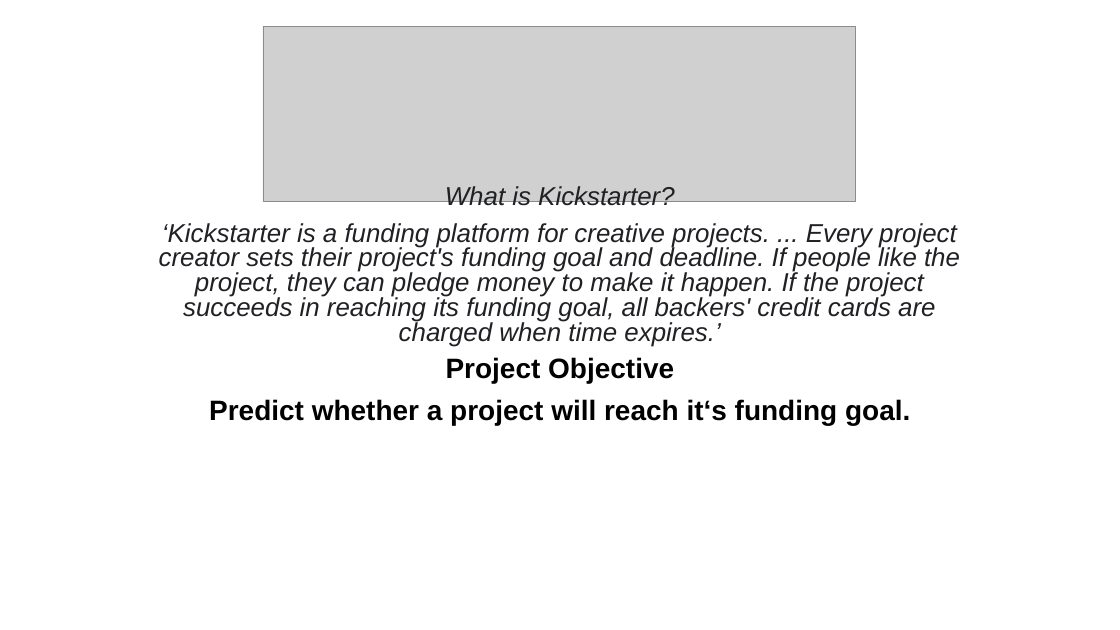
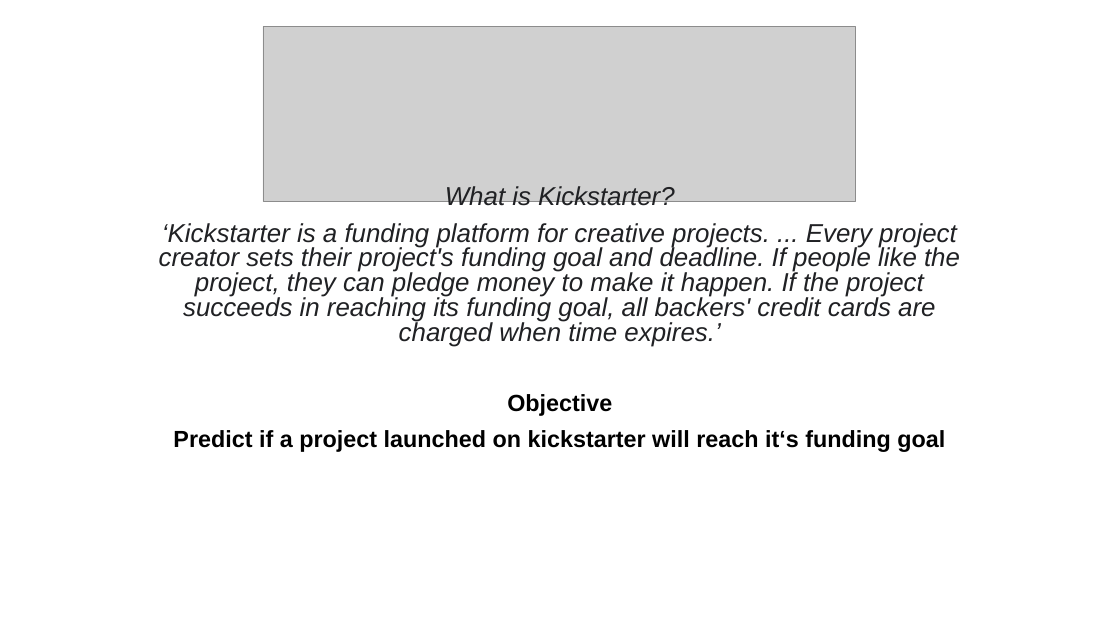
Before and after one commit to nicolerichter1989/kickstarter, a slide deck: slide 1 of kickstarter_presentation.pptx. Drawn at 1120x630 pixels with LibreOffice and Linux fonts; fonts in the diff are those of the drawing; grey boxes stand for pictures. Boxes give left, top, right and bottom in pixels: in the first picture for what was removed or moved away, otherwise in the second. Text is boxed around its words. In the diff, an @@ line names an element or a change of style, - is before the commit and + after.

```diff
--- a/kickstarter_presentation.pptx
+++ b/kickstarter_presentation.pptx
@@ subtitle at [173, 394, 945, 452]: text changed; size 24 to 20 pt @@
-Project Objective
-Predict whether a project will reach it‘s funding goal.
+Objective
+Predict if a project launched on kickstarter will reach it‘s funding goal
```
Also in this commit, not shown: 2 other slides changed, 5 slides added, 3 slides removed, 1 other file.
